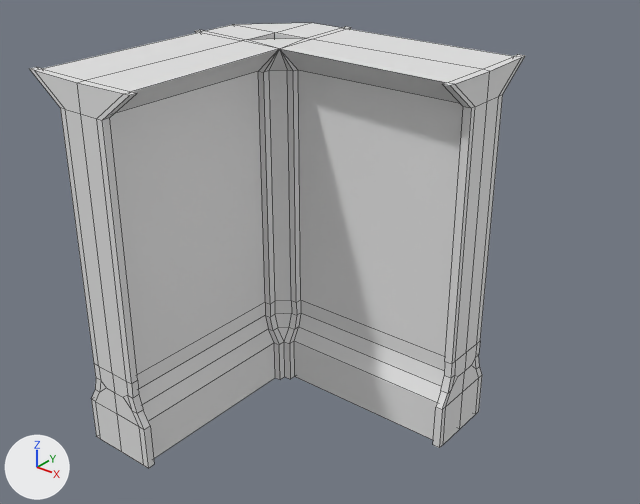
Renders of the Blender file Assets/Assets/Meshes/Walls/WallCorner1_Mesh.blend from each side of a commit.
Rendered twice from a 50 mm camera at (6.76, -4.57, 6.0) aimed at (1.75, 1.69, 2.12). The lights are fixed; the arrows at lower left show +X, +Y and +Z. Mesh edges are drawn as thin lines.

The older version as bpy lines, for what is in view:
```python
me_cube_003 = bpy.data.meshes.new('Cube.003')
me_cube_003.from_pydata(...)  # 276 vertices, 292 faces; spans x -0.71..2.57, y 0.0..3.99, z -3.27..0.0
ob_wall1_mesh_002 = bpy.data.objects.new('Wall1_Mesh.002', me_cube_003)
ob_wall1_mesh_002.location = (0.433, 0.0, 0.0)
ob_wall1_mesh_002.rotation_euler = (1.571, 0.0, 0.0)  # degrees (90, 0, 0)
_m = ob_wall1_mesh_002.modifiers.new('Mirror', 'MIRROR')
_m.use_axis = (False, False, False)
_m.use_clip = True
```
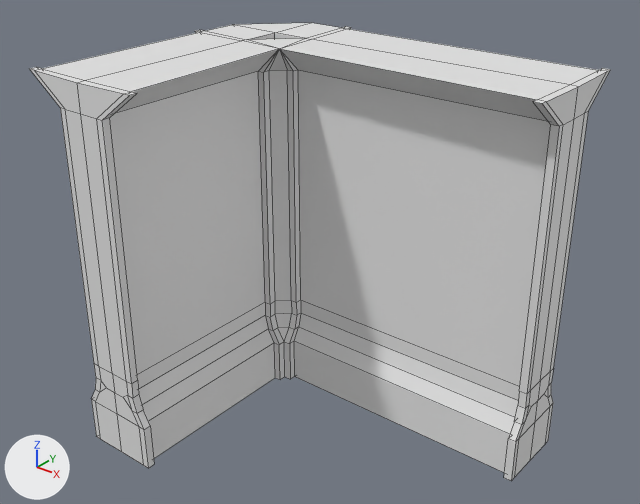
The change in detail:
me_cube_003 has 276 vertices, 292 faces and spans x -0.71..2.57, y 0.0..3.99, z -3.27..0.0.
me_cube_003 is used by ob_wall1_mesh_002; location (0.433, 0.0, 0.0); rotation (1.571, 0.0, 0.0), in degrees (90, 0, 0).
me_cube_003 part 1: all 66 vertices in x 2.49..2.57, y 0.0..3.99, z -3.27..-1.89 are moved by (0.85, 0.0, 0.0).

What differs and where, as boxes [x1, y1, x2, y2] in the pictures (640 x 504 px; the box of a moved part takes in the faces that stretch with it):
'Wall1_Mesh.002', reshaped (17% wider)
    before: [30, 23, 525, 468]
    after: [30, 23, 611, 481]
part 1 of me_cube_003, moved or reshaped
    before: [280, 29, 525, 448]
    after: [280, 29, 611, 481]
